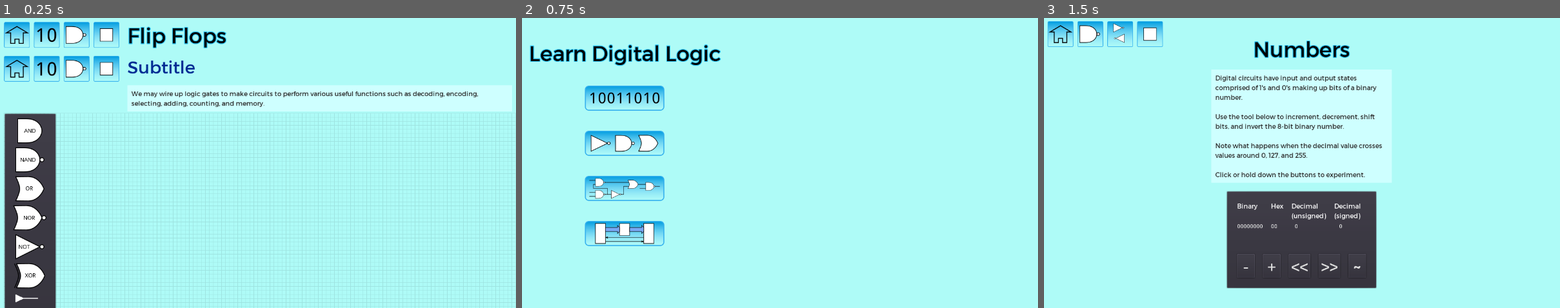
Above: before the commit, frames 1-3 (left to right).
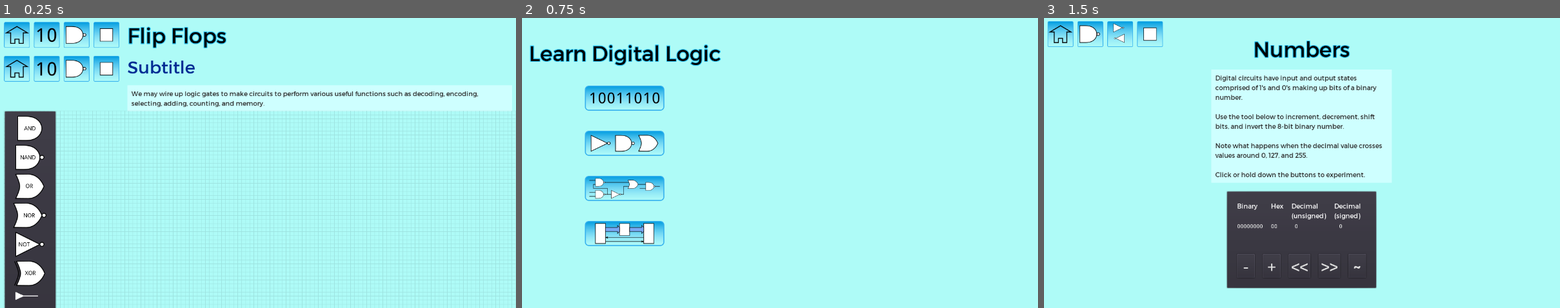
Above: after the commit, the same moments.

Repository: andrew-wilkes/digital-logic
Game: Godot game, scene res://Logic.tscn
Same seed, same stepped clock (60 frames per second), same inputs: the game is played once before the commit and once after it. This scene is started directly instead of the project's main scene.
Inputs (mouse positions are in pixels of both pictures, inside the frame that each line leads up to):
- Up to frame 1 (0.25 s): no input
- Up to frame 2 (0.75 s): click (537, 35) at 0.52 s
- Up to frame 3 (1.5 s): click (1147, 99) at 1.25 s

The runs differ from the first frame. In frame 1, 1.3% of the frame differs, in the area x 0-100%, y 32-98%; in frame 2, nothing differs; in frame 3, nothing differs.

Commit message:
Align grid

Diff:
--- a/game/Circuit.gd
+++ b/game/Circuit.gd
@@ -170,7 +170,7 @@
 			# Move end of wire
 			g.wire.points[-1] = event.position - $Wires.global_position
 	# Delete wire on release of mouse button
-	if event is InputEventMouseButton && g.wire:
+	if event is InputEventMouseButton && g.wire &&  !event.pressed:
 		g.wire.delete()
 		g.wire = null
 
@@ -254,6 +254,7 @@
 			pin.wires[0].delete()
 
 func _draw():
+	rect_position = (rect_position / g.GRID_SIZE).floor() * g.GRID_SIZE
 	var r = get_viewport_rect().size
 	var c: Color = ProjectSettings.get_setting("rendering/environment/default_clear_color").darkened(0.1)
 	var x = 0
